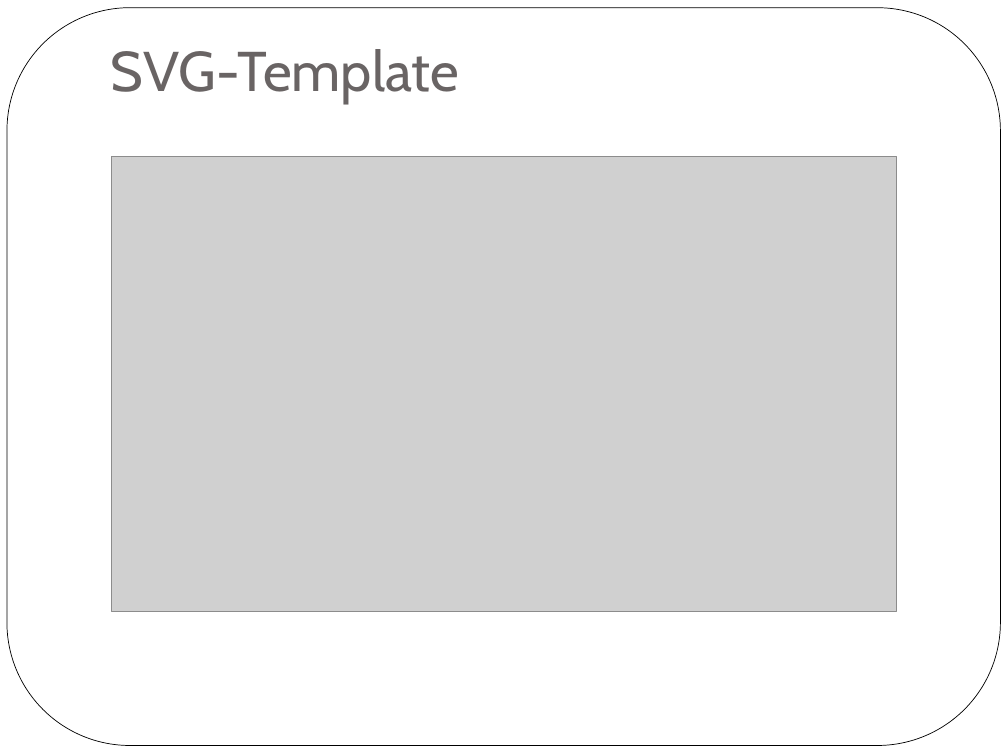
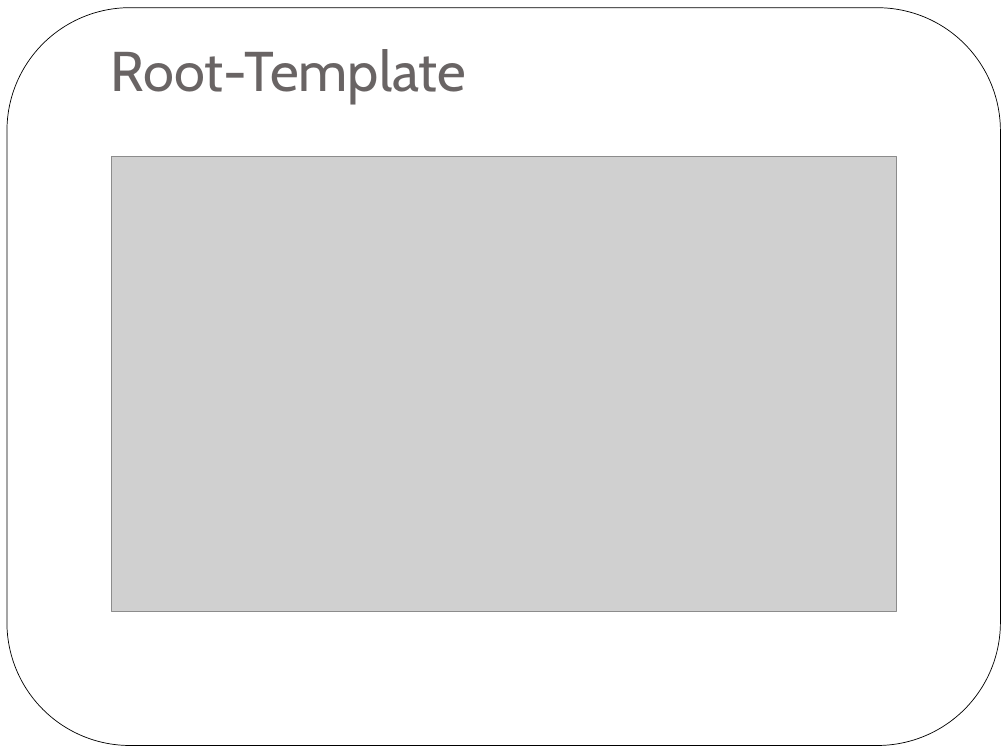
Before and after one commit to vanScoota/GPXtoSVG, a slide deck: slide 8 of Präsentation/Zwischenpräsentation.ppt. Drawn at 1008x756 pixels with LibreOffice and Linux fonts; fonts in the diff are those of the drawing; grey boxes stand for pictures. Boxes give left, top, right and bottom in pixels: in the first picture for what was removed or moved away, otherwise in the second. Text is boxed around its words. In the diff, an @@ line names an element or a change of style, - is before the commit and + after.

```diff
--- a/Präsentation/Zwischenpräsentation.ppt
+++ b/Präsentation/Zwischenpräsentation.ppt
@@ title at (111,49,466,103): text changed @@
-SVG-Template
+Root-Template
```
Also in this commit, not shown: 6 other slides changed, 6 slides added, 5 slides removed, 7 other files.
